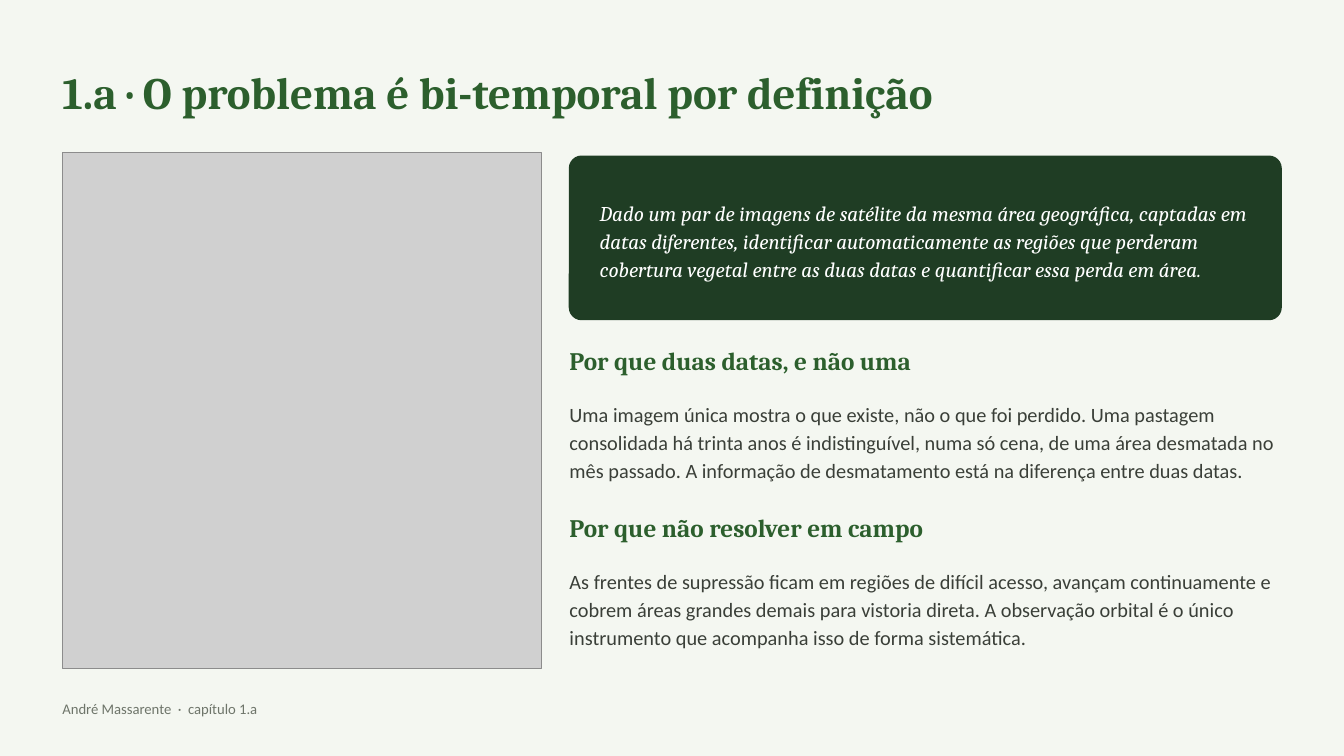
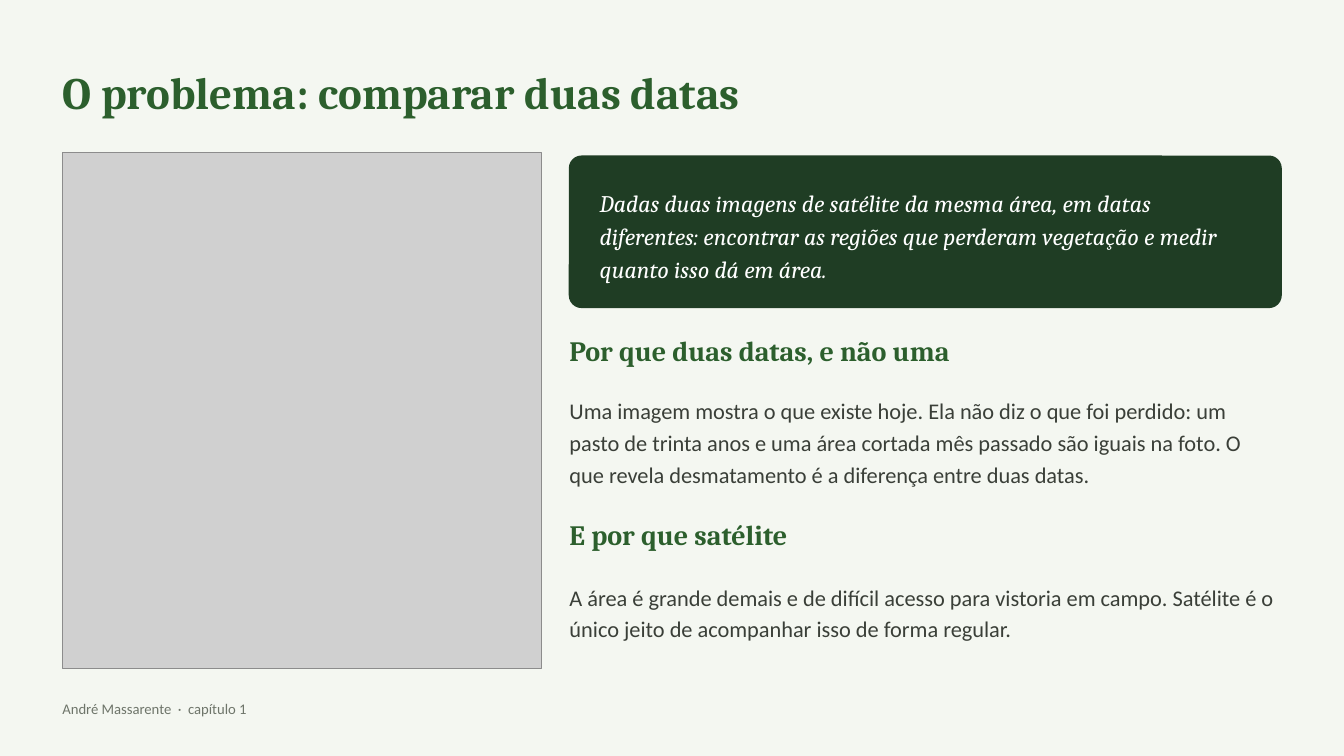
Before and after one commit to DevAndreMassarente/aps-desmatamento-satelite, a slide deck: slide 2 of entrega/apresentacao-qualificacao.pptx (slide 3 before the commit). Drawn at 1344x756 pixels with LibreOffice and Linux fonts; fonts in the diff are those of the drawing; grey boxes stand for pictures. Boxes give left, top, right and bottom in pixels: in the first picture for what was removed or moved away, otherwise in the second. Text is boxed around its words. In the diff, an @@ line names an element or a change of style, - is before the commit and + after.

```diff
--- a/entrega/apresentacao-qualificacao.pptx
+++ b/entrega/apresentacao-qualificacao.pptx
@@ text at (62,78,740,119): text changed @@
-1.a · O problema é bi-temporal por definição
+O problema: comparar duas datas
@@ rounded rectangle: place and size @@
-rounded rectangle at (570,156,1281,320)
+rounded rectangle at (570,156,1281,308)
@@ rounded rectangle at (570,156,1281,308): proportions changed @@
@@ text at (600,195,1217,283): text changed; size 15 to 17 pt @@
-Dado um par de imagens de satélite da mesma área geográfica, captadas em datas diferentes, identificar automaticamente as regiões que perderam cobertura vegetal entre as duas datas e quantificar essa perda em área.
+Dadas duas imagens de satélite da mesma área, em datas diferentes: encontrar as regiões que perderam vegetação e medir quanto isso dá em área.
@@ text "Por que duas datas, e ...": place and size @@
-text "Por que duas datas, e ..." at (569,352,911,376)
+text "Por que duas datas, e ..." at (569,341,950,367)
@@ text "Por que duas datas, e ..." at (569,341,950,367): size 18 to 20 pt @@
@@ text at (569,403,1241,487): text changed; size 14.5 to 16 pt @@
-Uma imagem única mostra o que existe, não o que foi perdido. Uma pastagem consolidada há trinta anos é indistinguível, numa só cena, de uma área desmatada no mês passado. A informação de desmatamento está na diferença entre duas datas.
+Uma imagem mostra o que existe hoje. Ela não diz o que foi perdido: um pasto de trinta anos e uma área cortada mês passado são iguais na foto. O que revela desmatamento é a diferença entre duas datas.
@@ text at (569,525,787,551): text changed; size 18 to 20 pt @@
-Por que não resolver em campo
+E por que satélite
@@ text at (569,590,1273,641): text changed; size 14.5 to 16 pt @@
-As frentes de supressão ficam em regiões de difícil acesso, avançam continuamente e cobrem áreas grandes demais para vistoria direta. A observação orbital é o único instrumento que acompanha isso de forma sistemática.
+A área é grande demais e de difícil acesso para vistoria em campo. Satélite é o único jeito de acompanhar isso de forma regular.
@@ text at (62,704,246,717): text changed @@
-André Massarente · capítulo 1.a
+André Massarente · capítulo 1
```
Also in this commit, not shown: 4 other slides changed, 6 slides added, 11 slides removed, 9 other files.
